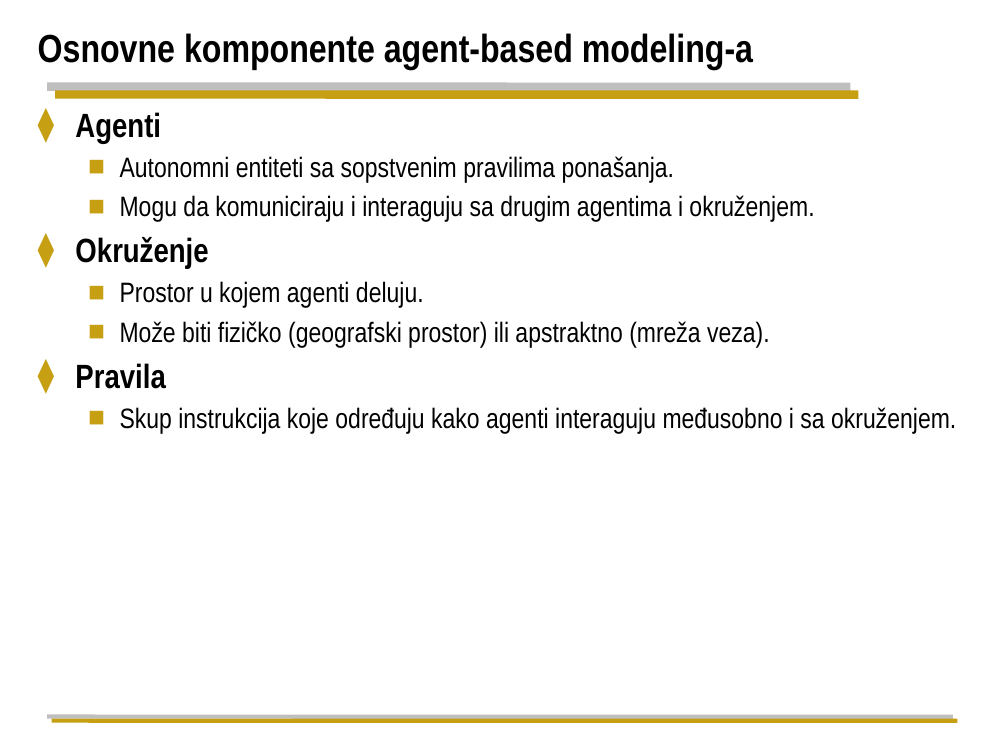
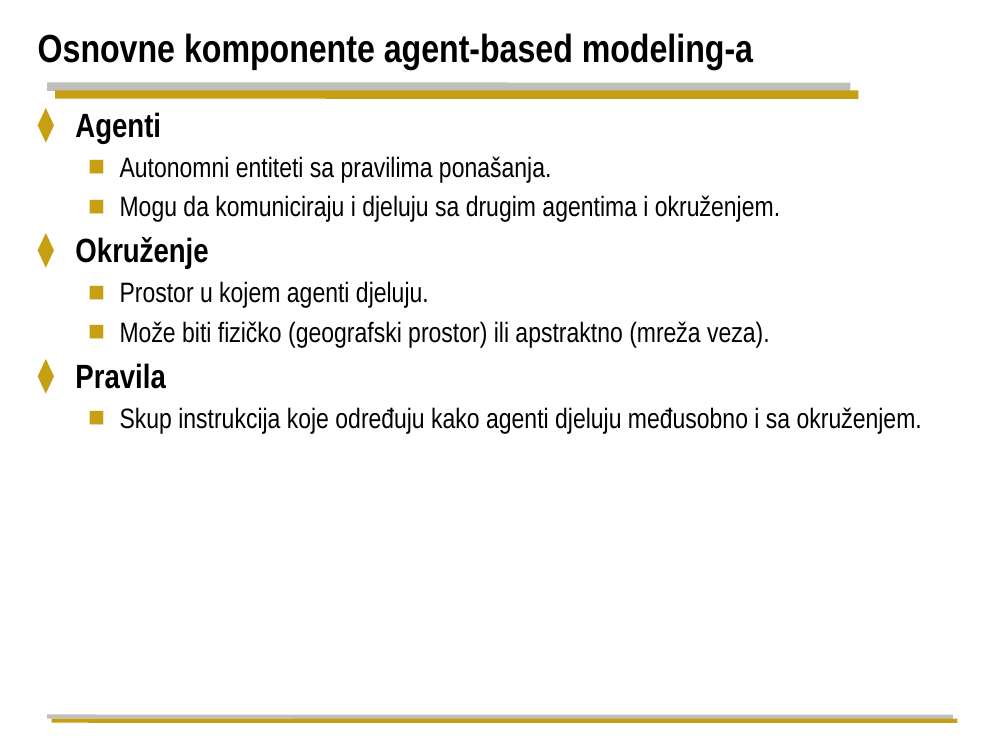
Before and after one commit to jtlicardo/abm, a slide deck: slide 5 of agent-based-modeling.pptx. Drawn at 1008x756 pixels with LibreOffice and Linux fonts; fonts in the diff are those of the drawing; background and template pictures are left out. Boxes give left, top, right and bottom in pixels: in the first picture for what was removed or moved away, otherwise in the second. Text is boxed around its words. In the diff, an @@ line names an element or a change of style, - is before the commit and + after.

```diff
--- a/agent-based-modeling.pptx
+++ b/agent-based-modeling.pptx
@@ text at (x1=120, y1=156, x2=780, y2=222): text changed @@
-  ■ Autonomni entiteti sa sopstvenim pravilima ponašanja.
-  ■ Mogu da komuniciraju i interaguju sa drugim agentima i okruženjem.
+  ■ Autonomni entiteti sa pravilima ponašanja.
+  ■ Mogu da komuniciraju i djeluju sa drugim agentima i okruženjem.
@@ text at (x1=120, y1=281, x2=429, y2=308): text changed @@
-  ■ Prostor u kojem agenti deluju.
+  ■ Prostor u kojem agenti djeluju.
@@ text at (x1=120, y1=407, x2=922, y2=434): text changed @@
-  ■ Skup instrukcija koje određuju kako agenti interaguju međusobno i sa okruženjem.
+  ■ Skup instrukcija koje određuju kako agenti djeluju međusobno i sa okruženjem.
```
Also in this commit, not shown: 3 other slides changed.
